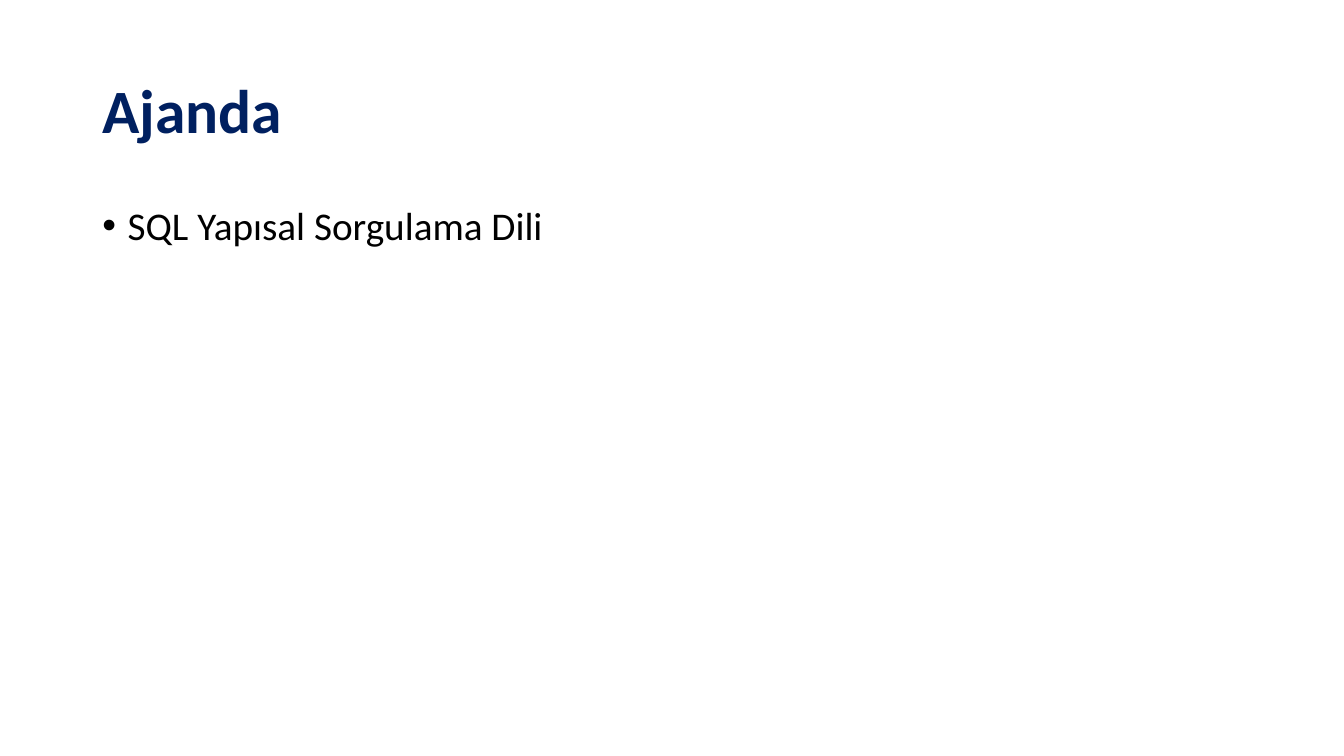
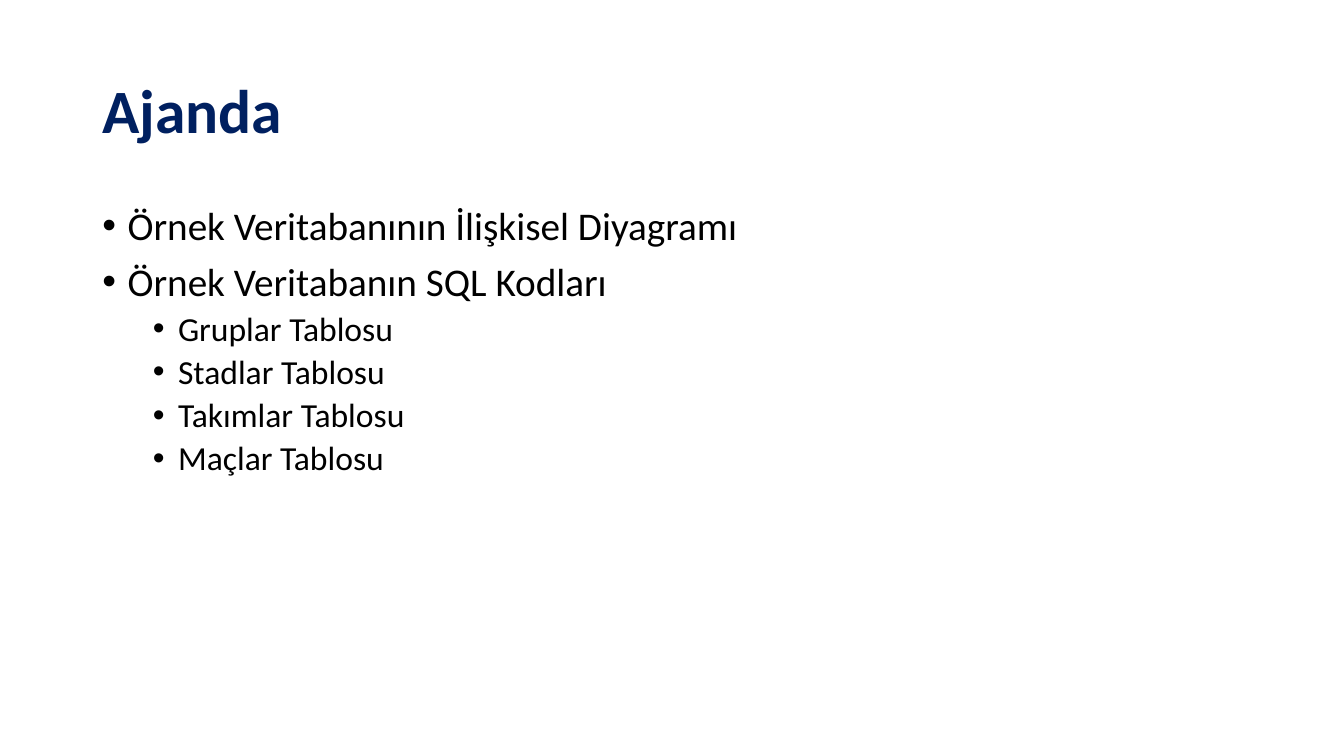
Before and after one commit to SevdanurGENC/Oracle-DB-SQL-Developer-Lecture-Notes, a slide deck: slide 2 of Slides/Oracle DB & SQL Developer - Bolum III.pptx. Drawn at 1344x756 pixels with LibreOffice and Linux fonts; fonts in the diff are those of the drawing. Boxes give left, top, right and bottom in pixels: in the first picture for what was removed or moved away, otherwise in the second. Text is boxed around its words. In the diff, an @@ line names an element or a change of style, - is before the commit and + after.

```diff
--- a/Slides/Oracle DB & SQL Developer - Bolum III.pptx
+++ b/Slides/Oracle DB & SQL Developer - Bolum III.pptx
@@ text at [128, 208, 737, 476]: text changed @@
-• SQL Yapısal Sorgulama Dili
+• Örnek Veritabanının İlişkisel Diyagramı
+• Örnek Veritabanın SQL Kodları
+  • Gruplar Tablosu
+  • Stadlar Tablosu
+  • Takımlar Tablosu
+  • Maçlar Tablosu
```
Also in this commit, not shown: 6 slides added, 10 slides removed, 2 other files.
